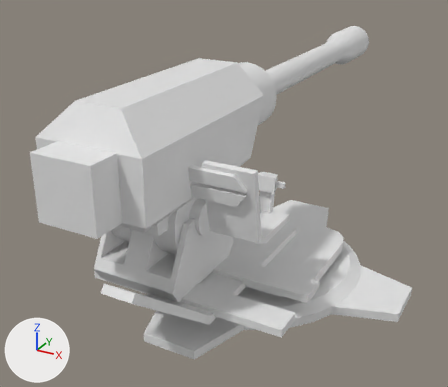
Renders of the Blender file cannons/massive_cannon/massive_cannon.blend from each side of a commit.
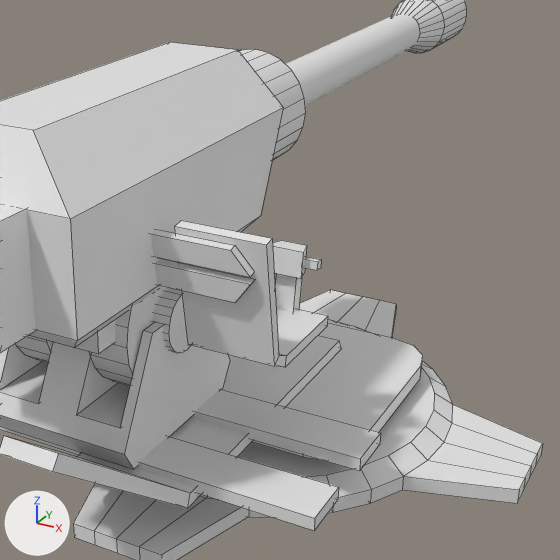
Old and new are each drawn whole from a 50 mm lens placed at (5.08, -10.52, 6.67), pointed at (-1.2, 0.9, 0.96) and again close up on the part from 23% to 94% of the width and 9% to 92% of the height. Lighting does not change. The marker at lower left points along +X, +Y and +Z. The close-ups show mesh edges as thin lines.

The scene before the commit, as lines of its bpy script (objects in view):
```python
ob_cube_008 = bpy.data.objects.new('Cube.008', me_cube_012)
ob_cube_008.parent = ob_pitch
ob_cube_008.location = (0.82, -1.683, 1.815)
ob_cube_009 = bpy.data.objects.new('Cube.009', me_cube_013)
ob_cube_009.parent = ob_pitch
ob_cube_009.location = (0.519, -2.657, 2.972)
ob_cube_009.rotation_euler = (0.164, 0.0, 0.0)  # degrees (9.4, 0, 0)
ob_cube_010 = bpy.data.objects.new('Cube.010', me_cube_016)
ob_cube_010.parent = ob_pitch
ob_cube_010.location = (0.824, -1.187, 2.029)
ob_cube_011 = bpy.data.objects.new('Cube.011', me_cube_017)
ob_cube_011.parent = ob_pitch
ob_cube_011.location = (0.824, -1.194, 2.414)
ob_cube_011.rotation_euler = (-0.108, 0.0, 0.0)  # degrees (-6.2, 0, 0)
ob_cube_012 = bpy.data.objects.new('Cube.012', me_cube_018)
ob_cube_012.parent = ob_pitch
ob_cube_012.location = (0.824, -1.194, 2.414)
ob_cube_012.rotation_euler = (-0.108, 0.0, 0.0)  # degrees (-6.2, 0, 0)
ob_cylinder = bpy.data.objects.new('Cylinder', me_cylinder)
ob_cylinder.location = (0.0, 0.0, 0.0)
# me_cube_013
# before: 4 (0.621, -0.045, -0.119) at pixel (250, 277), 5 (0.445, -0.045, 0.119) at pixel (230, 250), 6 (0.621, 0.045, -0.119) at pixel (254, 271), 7 (0.445, 0.045, 0.119) at pixel (235, 245), 12 (0.445, -0.042, -0.434) at pixel (235, 302)
# before: 13 (0.621, -0.042, -0.196) at pixel (250, 284), 14 (0.445, 0.048, -0.434) at pixel (239, 297), 15 (0.621, 0.048, -0.196) at pixel (255, 279)
# also in view: 'Cylinder.005' at (-0.85, -2.0, 1.88); 'Cylinder.004' at (-0.86, 7.74, 3.21); 'Cube' at (0.0, 0.0, 0.35); 'Cube.003' at (-0.85, -3.94, 3.07); 'Cube.001' at (0.0, -1.86, 1.09)
```
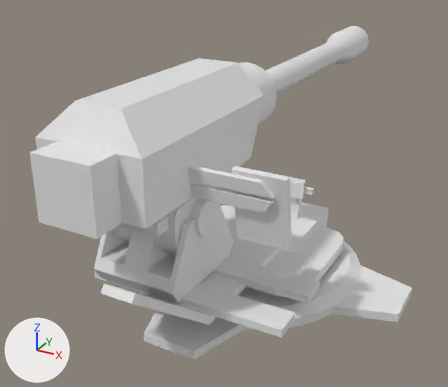
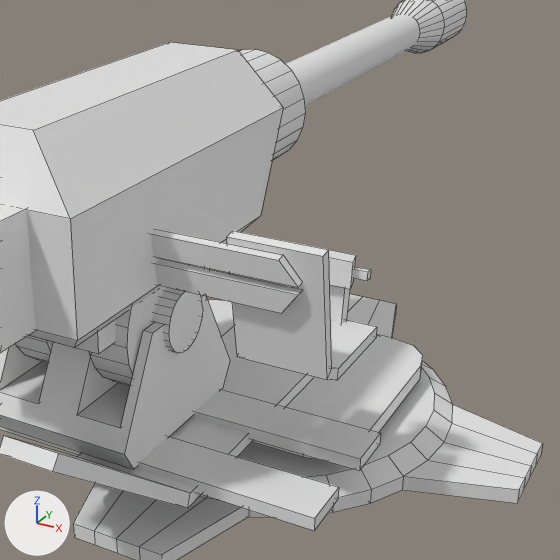
The newer file is also rescaled (x0.7) as a whole; pictures and numbers use the older file's frame.

Boxes [x1, y1, x2, y2] around the edits, measured in the close-ups (560 x 560 px):
'Cube.008', mesh moved
    before: [175, 221, 328, 367]
    after: [227, 231, 377, 380]
'Cube.009', reshaped (47% wider, 13% taller)
    before: [151, 229, 254, 303]
    after: [151, 229, 303, 313]
'Cube.011', mesh moved
    before: [273, 241, 307, 279]
    after: [329, 250, 356, 289]
'Cube.010', mesh moved
    before: [275, 274, 302, 312]
    after: [330, 285, 350, 323]
'Cube.012', mesh moved
    before: [303, 257, 321, 270]
    after: [353, 267, 371, 281]

The change, as a list of edits to the scene's bpy script:
```text
Change me_cube_012:
    where me_cube_012.from_pydata(...)  # 16 vertices, 14 faces; spans x -0.462..0.462, y -0.974..0.503, z -0.058..1.375
    used by ob_cube_008; parent = ob_pitch; location = (0.82, -1.683, 1.815)
    me_cube_012 part 1: the whole mesh is moved by (0.531, 0.0, 0.0)
Change me_cube_013:
    where me_cube_013.from_pydata(...)  # 16 vertices, 12 faces; spans x -0.621..0.621, y -0.045..0.048, z -0.434..0.119
    used by ob_cube_009; parent = ob_pitch; location = (0.519, -2.657, 2.972); rotation_euler = (0.164, 0.0, 0.0), in degrees (9.4, 0, 0)
    me_cube_013 part 2
    add for i in [*range(4, 8), *range(12, 16)]: me_cube_013.vertices[i].co += Vector((0.465, 0.0, 0.0))
Change me_cube_016:
    where me_cube_016.from_pydata(...)  # 8 vertices, 6 faces; spans x -0.113..0.113, y -0.105..0.117, z -0.23..0.414
    used by ob_cube_010; parent = ob_pitch; location = (0.824, -1.187, 2.029)
    me_cube_016 part 3: the whole mesh is moved by (0.531, 0.0, 0.0)
Change me_cube_017:
    where me_cube_017.from_pydata(...)  # 8 vertices, 6 faces; spans x -0.211..0.211, y -0.121..0.121, z -0.14..0.14
    used by ob_cube_011; parent = ob_pitch; location = (0.824, -1.194, 2.414); rotation_euler = (-0.108, 0.0, 0.0), in degrees (-6.2, 0, 0)
    me_cube_017 part 4: the whole mesh is moved by (0.531, 0.0, 0.0)
Change me_cube_018:
    where me_cube_018.from_pydata(...)  # 16 vertices, 12 faces; spans x -0.341..0.341, y -0.04..0.04, z -0.046..0.046
    used by ob_cube_012; parent = ob_pitch; location = (0.824, -1.194, 2.414); rotation_euler = (-0.108, 0.0, 0.0), in degrees (-6.2, 0, 0)
    me_cube_018 part 5: the whole mesh is moved by (0.531, 0.0, 0.0)
```
